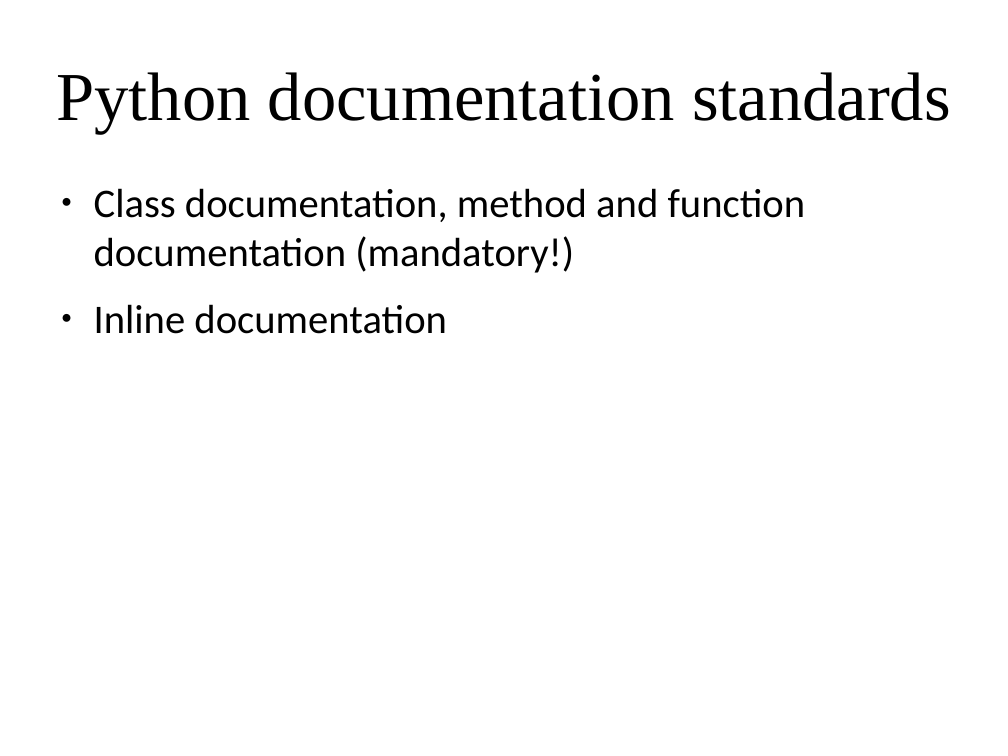
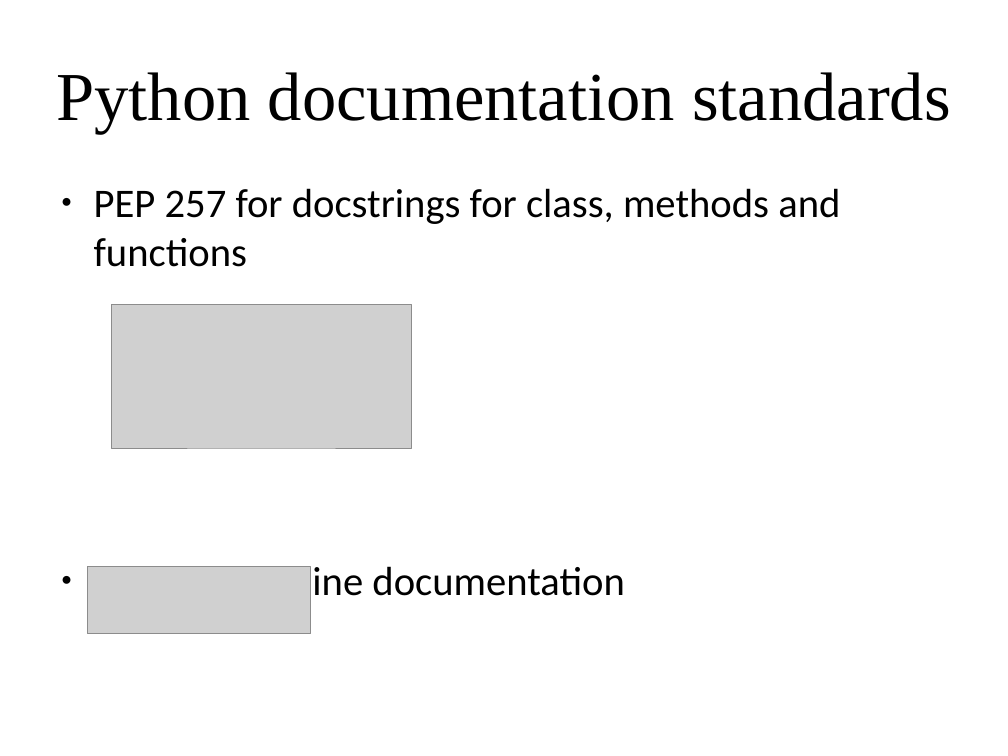
Before and after one commit to amueller/applied_ml_spring_2017, a slide deck: slide 59 of slides/aml-02-012317.odp (slide 53 before the commit). Drawn at 1008x756 pixels with LibreOffice and Linux fonts; fonts in the diff are those of the drawing; grey boxes stand for pictures. Boxes give left, top, right and bottom in pixels: in the first picture for what was removed or moved away, otherwise in the second. Text is boxed around its words. In the diff, an @@ line names an element or a change of style, - is before the commit and + after.

```diff
--- a/slides/aml-02-012317.odp
+++ b/slides/aml-02-012317.odp
@@ text at [94,188,840,605]: text changed @@
-● Class documentation, method and function documentation (mandatory!)
-● Inline documentation
+● PEP 257 for docstrings for class, methods and functions
+● Additional inline documentation
@@ picture added at [112,305,412,448] @@
@@ picture added at [87,567,311,634] @@
```
Also in this commit, not shown: 14 other slides changed, 12 slides added, 5 slides removed, 2 other files.
